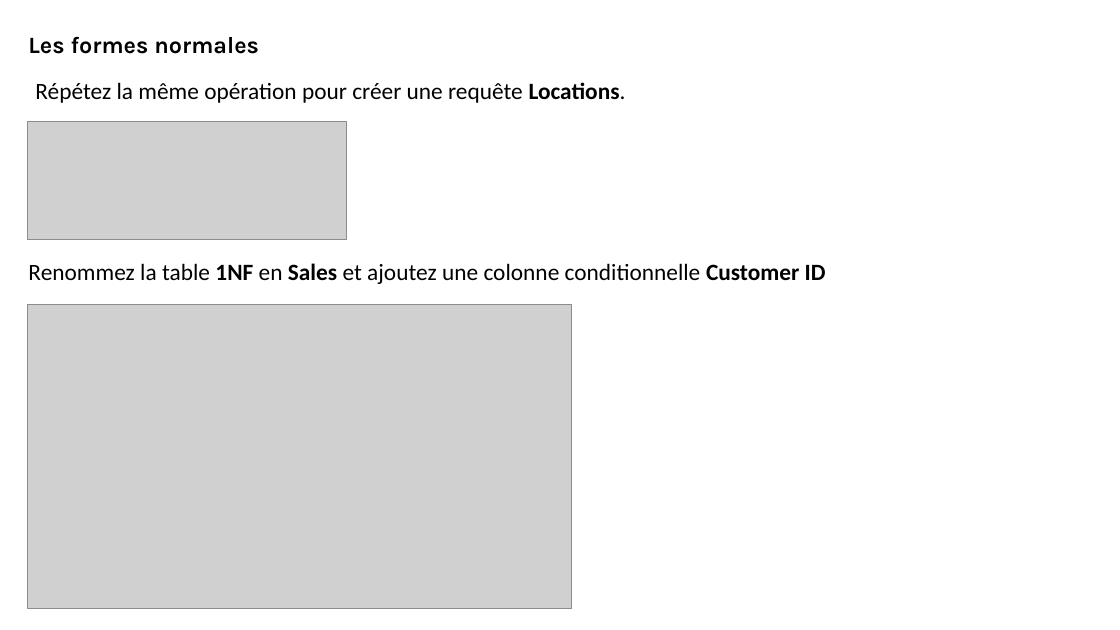
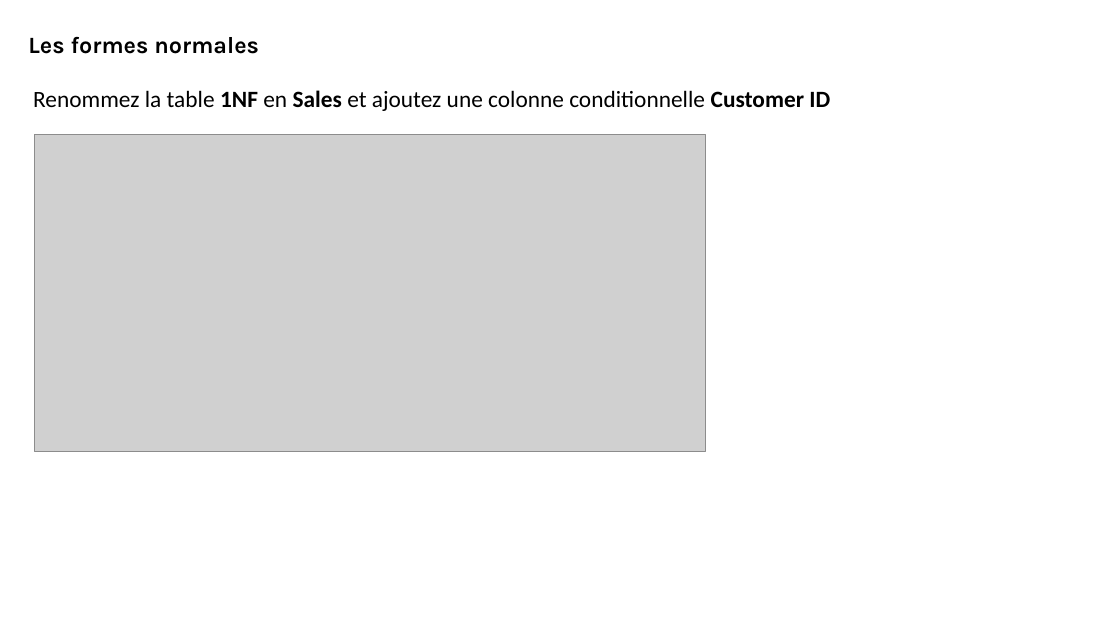
Before and after one commit to bejaouibechir/PowerBI, a slide deck: slide 12 of Français/2.Preparing data/6.Normal forms.pptx (slide 8 before the commit). Drawn at 1120x630 pixels with LibreOffice and Linux fonts; fonts in the diff are those of the drawing; grey boxes stand for pictures. Boxes give left, top, right and bottom in pixels: in the first picture for what was removed or moved away, otherwise in the second. Text is boxed around its words. In the diff, an @@ line names an element or a change of style, - is before the commit and + after.

```diff
--- a/Français/2.Preparing data/6.Normal forms.pptx
+++ b/Français/2.Preparing data/6.Normal forms.pptx
@@ text "Renommez la table 1NF en ...": place and size @@
-text "Renommez la table 1NF en ..." at (28, 263, 826, 284)
+text "Renommez la table 1NF en ..." at (33, 90, 830, 111)
@@ text removed at (35, 82, 626, 103) @@
-Répétez la même opération pour créer une requête Locations.
@@ picture removed at (27, 122, 346, 239) @@
@@ picture: place and size @@
-picture at (27, 305, 571, 608)
+picture at (34, 134, 706, 451)
```
Also in this commit, not shown: 5 other slides changed, 6 slides added, 1 slide removed, 39 other files.
